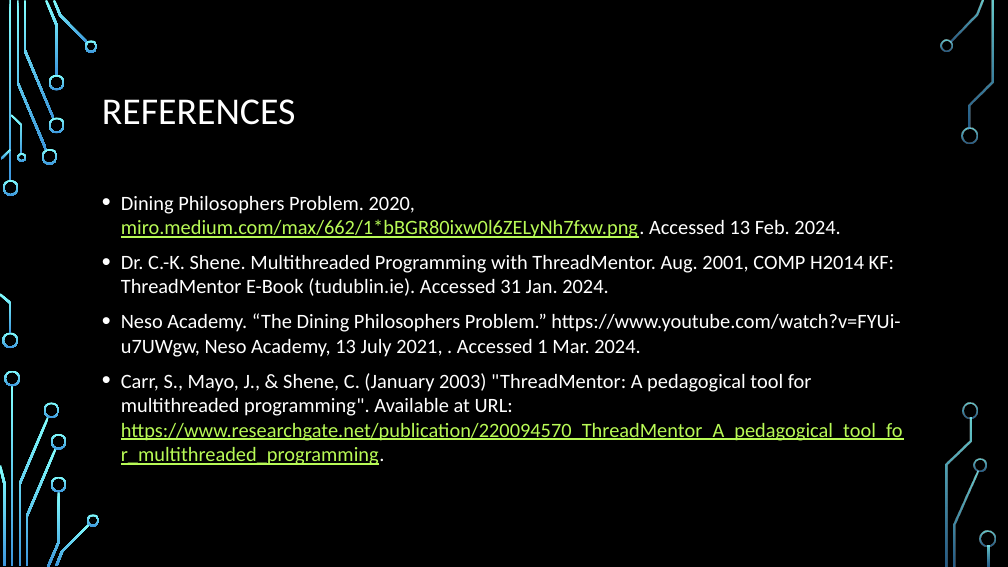
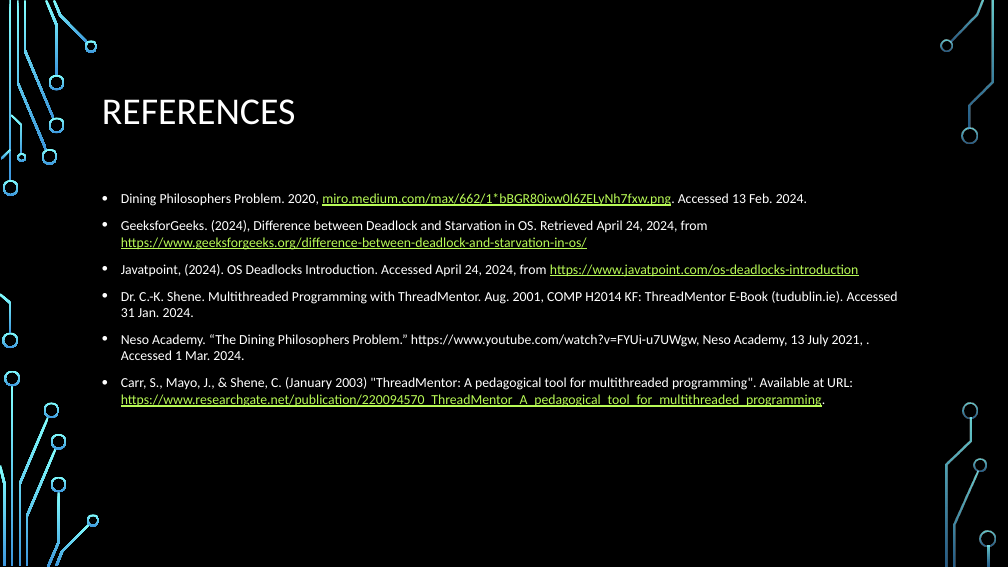
Before and after one commit to StevenKelly99/Stressfree-Pets, a slide deck: slide 16 of final_Presentation_New.pptx (slide 15 before the commit). Drawn at 1008x567 pixels with LibreOffice and Linux fonts; fonts in the diff are those of the drawing; background and template pictures are left out. Boxes give left, top, right and bottom in pixels: in the first picture for what was removed or moved away, otherwise in the second. Text is boxed around its words. In the diff, an @@ line names an element or a change of style, - is before the commit and + after.

Commit message:
ok

```diff
--- a/final_Presentation_New.pptx
+++ b/final_Presentation_New.pptx
@@ text at bbox=[121, 193, 898, 407]: size 19.4 to 13.1 pt in "Dining Philosophers Problem. 2020, miro.medium.com/max/662/1 ...", "Dr. C.-K. Shene. Multithreaded Programming with ThreadMentor ...", "Neso Academy. “The Dining Philosophers Problem.” https://www ...", "Carr, S., Mayo, J., & Shene, C. ..." @@
@@ text at bbox=[121, 220, 858, 277]: paragraphs added @@
+• GeeksforGeeks. (2024), Difference between Deadlock and Starvation in OS. Retrieved April 24, 2024, from https://www.geeksforgeeks.org/difference-between-deadlock-and-starvation-in-os/
+• Javatpoint, (2024). OS Deadlocks Introduction. Accessed April 24, 2024, from https://www.javatpoint.com/os-deadlocks-introduction
```
Also in this commit, not shown: 2 other slides changed, 2 slides added, 1 slide removed.
